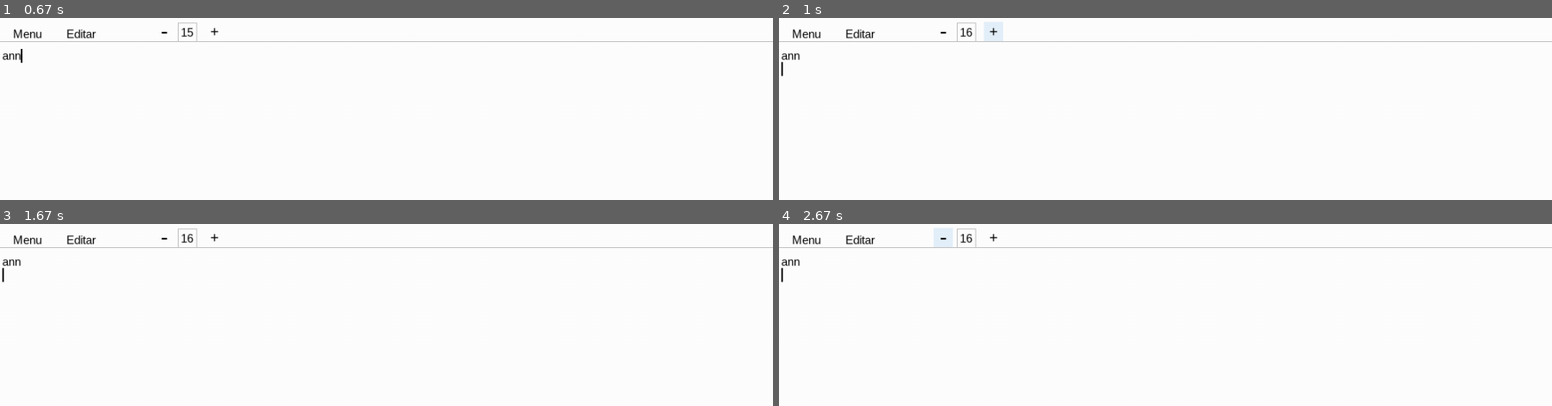
Above: before the commit, frames 1-4 (two rows, left to right).
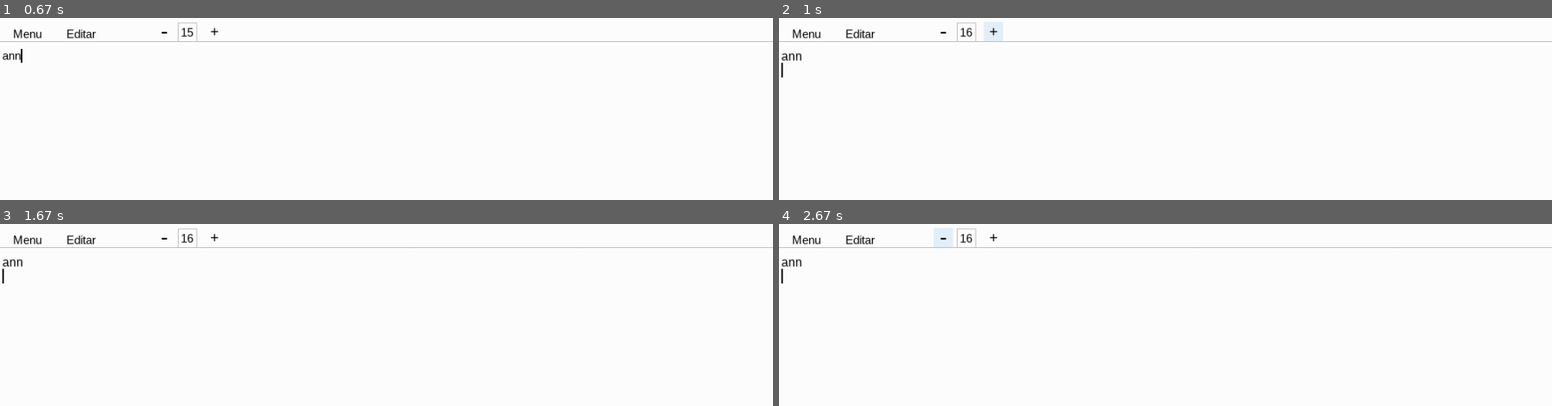
Above: after the commit, the same moments.

Repository: PedroGoulartbranco/Bloco-de-notas-pygame
Game: pygame game, started from main.py
The game is run twice, just before and just after one commit, with the same random seed, the same clock (stepped at 60 frames per second) and the same inputs.
Inputs (mouse positions are in pixels of both pictures, inside the frame that each line leads up to):
- Up to frame 1 (0.67 s): type "ann" at 0.33 s
- Up to frame 2 (1 s): tap Enter at 0.67 s; click "+" at 0.93 s
- Up to frame 3 (1.67 s): click (146, 385) at 1.27 s
- Up to frame 4 (2.67 s): no input

Frame 1 is identical in both runs. In frame 2, less than 0.1% of the frame differs, in the area x 0-3%, y 19-34%; in frame 3, less than 0.1%; in frame 4, less than 0.1%.

Commit message:
nao vai mais ter varias fontes, nova imagem

Diff:
--- a/main.py
+++ b/main.py
@@ -9,6 +9,16 @@
 tela = pygame.display.set_mode((LARGURA, ALTURA))
 pygame.display.set_caption("Bloco de Notas")
 
+#icones
+icone = pygame.image.load("img/icon.ico")
+icone = pygame.transform.scale(icone, (256, 256))
+pygame.display.set_icon(icone)
+
+pygame.display.set_caption("PedroNote")
+
+#Configura o segurar do teclado
+#pygame.key.set_repeat(300, 40)
+
 
 tamanho_fonte_texto = 15
 tamanho_fonte_aumentar_dominuir = 28
@@ -16,12 +26,10 @@
 fonte_menu = pygame.font.SysFont('arial', 15)
 fonte_texto = pygame.font.SysFont('arial', tamanho_fonte_texto)
 fonte_botao_menos_mais = pygame.font.SysFont('arial', tamanho_fonte_aumentar_dominuir)
-fonte_texto_fixo = pygame.font.SysFont('arial', 15)
 fonte_sinal_mais = pygame.font.SysFont('arial', 19) #O sinal de + é muito grande
 
-linhas = [""]
 linhas = [
-    {"texto": "", "fonte": fonte_texto}
+    {"texto": ""}
 ]
 linha_atual = 0
 onde_digitar = pygame.Rect(3, 40, LARGURA - 3, ALTURA - 40)
@@ -97,23 +105,21 @@
             if event.key == pygame.K_RETURN:
                 #linhas.insert(linha_atual+1, "")
                 linhas.append({
-                    "texto": "", "fonte": fonte_texto
+                    "texto": ""
                 })
                 linha_atual += 1
             elif event.key == pygame.K_BACKSPACE:
                 linhas[linha_atual]["texto"]= linhas[linha_atual]["texto"][:-1]
             else:
+                segurou = True
                 linhas[linha_atual]["texto"] += event.unicode
         if event.type == pygame.MOUSEBUTTONDOWN:
             if botao_texto_menos.collidepoint(posicao_mouse):
                 tamanho_fonte_texto -= 1
                 fonte_texto = pygame.font.SysFont('arial', tamanho_fonte_texto) #Atualiza a fonte
-                linhas[linha_atual]["fonte"] = fonte_texto
-                print(tamanho_fonte_texto)
             if botao_texto_fonte_mais.collidepoint(posicao_mouse):
                 tamanho_fonte_texto += 1
                 fonte_texto = pygame.font.SysFont('arial', tamanho_fonte_texto) #Atualiza a fonte
-                linhas[linha_atual]["fonte"] = fonte_texto
 
     fonte_texto = pygame.font.SysFont('arial', tamanho_fonte_texto) #Atualiza a fonte
     posicao_mouse = pygame.mouse.get_pos()
@@ -129,12 +135,12 @@
     y_distancia = onde_digitar.y #Serve pra criar a distancia de cada
 
     for linha in linhas:
-        texto_surface = linha["fonte"].render(linha["texto"], True, "black")
+        texto_surface = fonte_texto.render(linha["texto"], True, "black")
         tela.blit(texto_surface, (onde_digitar.x, y_distancia))
-        y_distancia += fonte_texto_fixo.get_height()
+        y_distancia += fonte_texto.get_height()
 
-    cursor_y = y_distancia - fonte_texto_fixo.get_height()
-    largura_texto, altura_texto = fonte_texto_fixo.size(linhas[linha_atual]["texto"])
+    cursor_y = y_distancia - fonte_texto.get_height()
+    largura_texto, altura_texto = fonte_texto.size(linhas[linha_atual]["texto"])
     cursor_x = onde_digitar.x + largura_texto
 
     tempo_atual = pygame.time.get_ticks() #Pega o tick atual
@@ -148,7 +154,7 @@
             cor_piscada = "white"
             piscou = False
             tempo_desligado = tempo_atual
-    linha_texto = pygame.draw.line(tela, cor_piscada, (cursor_x, cursor_y), (cursor_x, cursor_y + fonte_texto_fixo.get_height()), 2)
+    linha_texto = pygame.draw.line(tela, cor_piscada, (cursor_x, cursor_y), (cursor_x, cursor_y + fonte_texto.get_height()), 2)
 
 
     pygame.display.flip()   # atualiza a tela
Binary file added: img/icon.ico
